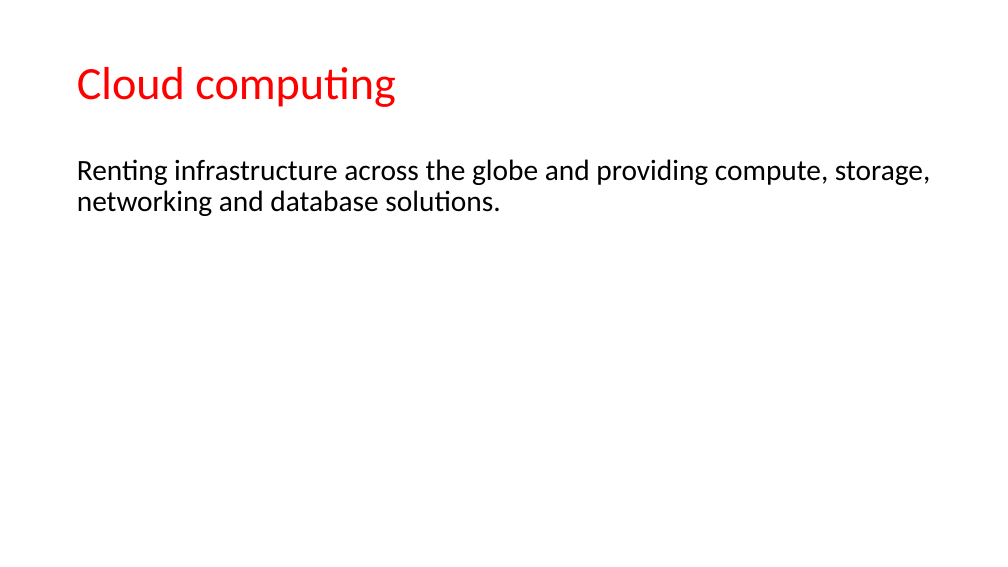
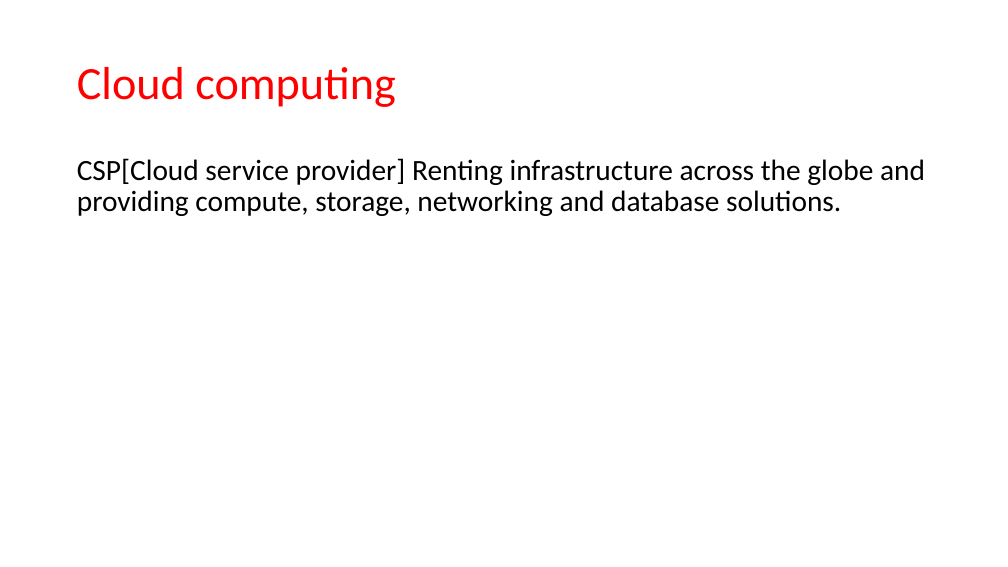
Before and after one commit to JanbaskDevops/Batch1, a slide deck: slide 16 of Backup/AzureCloud/Introduction to Cloud/Chapter1-Introduction to Cloud.pptx (slide 15 before the commit). Drawn at 1008x567 pixels with LibreOffice and Linux fonts; fonts in the diff are those of the drawing. Boxes give left, top, right and bottom in pixels: in the first picture for what was removed or moved away, otherwise in the second. Text is boxed around its words. In the diff, an @@ line names an element or a change of style, - is before the commit and + after.

```diff
--- a/Backup/AzureCloud/Introduction to Cloud/Chapter1-Introduction to Cloud.pptx
+++ b/Backup/AzureCloud/Introduction to Cloud/Chapter1-Introduction to Cloud.pptx
@@ text at (77, 158, 925, 216): text changed @@
-Renting infrastructure across the globe and providing compute, storage, networking and database solutions.
+CSP[Cloud service provider] Renting infrastructure across the globe and providing compute, storage, networking and database solutions.
```
Also in this commit, not shown: 2 other slides changed, 3 slides added, 12 slides removed, 17 other files.
